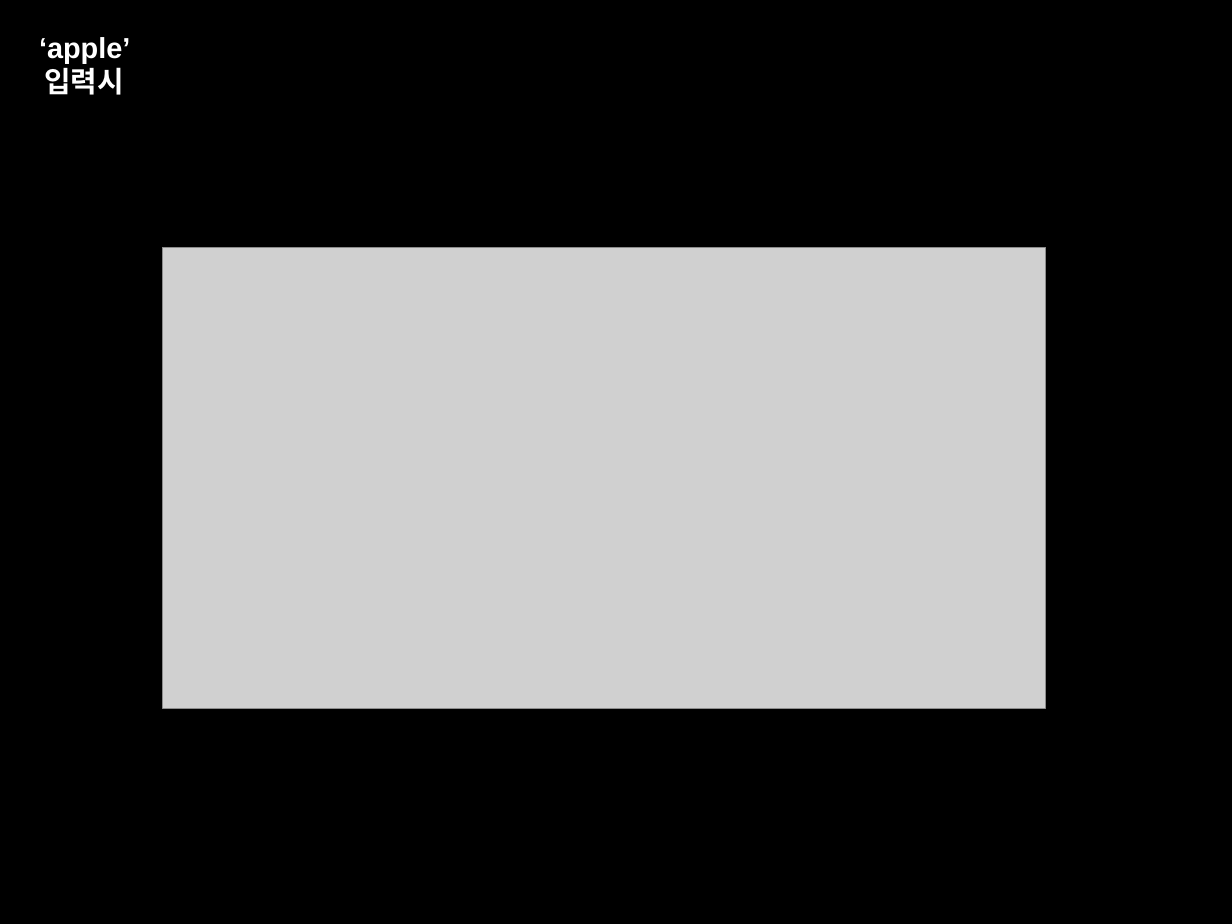
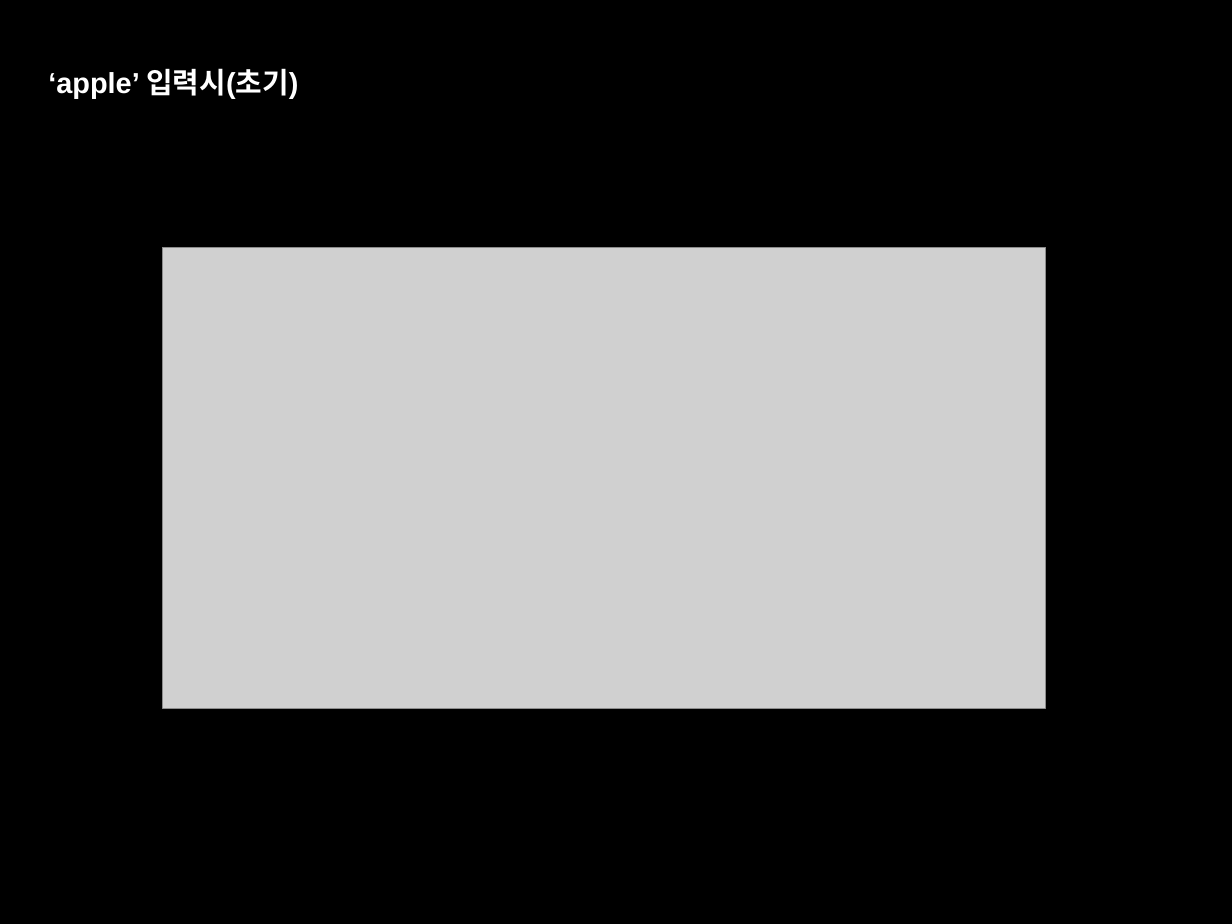
Before and after one commit to Jw-Bluayer/softwareprogramming, a slide deck: slide 30 of Implementation & evaluation 20172774 송정우.pptx (slide 15 before the commit). Drawn at 1232x924 pixels with LibreOffice and Linux fonts; fonts in the diff are those of the drawing; grey boxes stand for pictures. Boxes give left, top, right and bottom in pixels: in the first picture for what was removed or moved away, otherwise in the second. Text is boxed around its words. In the diff, an @@ line names an element or a change of style, - is before the commit and + after.

```diff
--- a/Implementation & evaluation 20172774 송정우.pptx
+++ b/Implementation & evaluation 20172774 송정우.pptx
@@ text at (48,68,298,99): text changed @@
-‘apple’ 입력시
+‘apple’ 입력시(초기)
```
Also in this commit, not shown: 3 other slides changed, 25 slides added, 1 other file.
